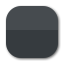
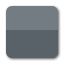
The second w=64, h=64 image is a revision of the first. Changes to its layers:
painted on "Rounded Rectangle 1" over [6, 6, 58, 58]
